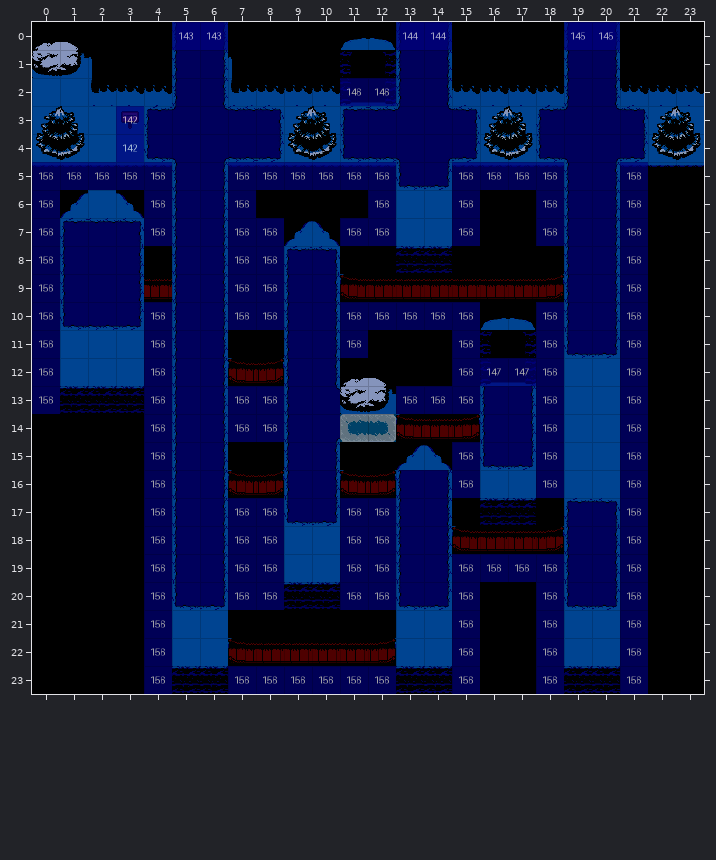
Tiled map, stored at bgs/maps/dark_02.tmx. This is how it looked before the edit.
Cells are 32x32 px. Shown: x 0..23, y 0..23. The old version is drawn lined up with the new one.
After:
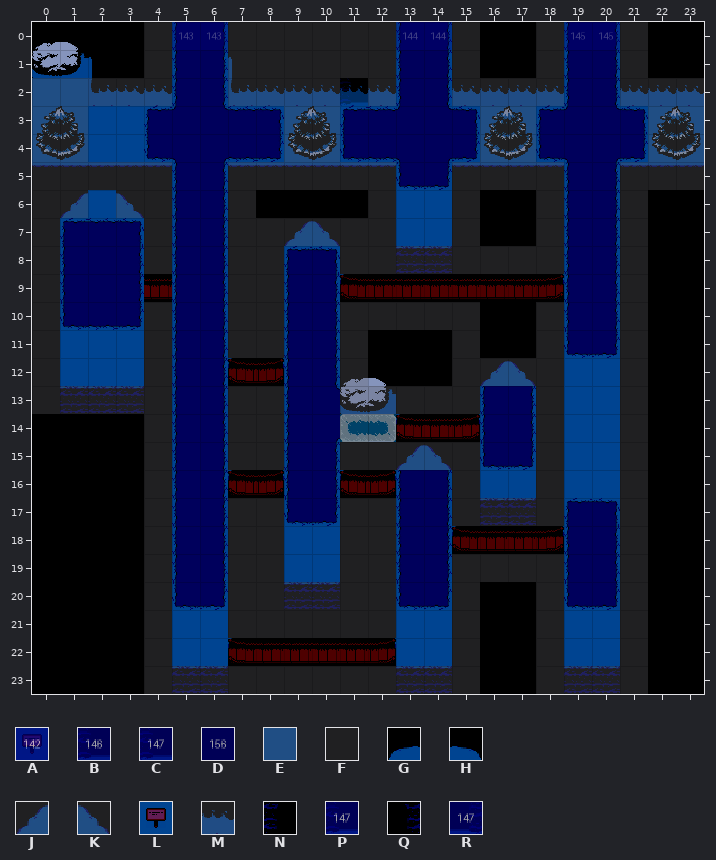
Key: from "blue-labels": A 141, B 145, C 146, D 155; from "forest01_night": E 0, F 20, G 25, H 27, J 60, K 61, L 63, M 80, N 92, P 93, Q 94, R 95.
_ is an empty cell.
See-through tiles are keyed as they look on the map.
Edits made:
map size 28x28 -> 24x26 cells
layer "colliders" opacity 100% -> 68%
layer "actions" opacity 67% -> 25%
Layer "decor":
Tile L gives way to tile E in row 3 at x 3.
Tile N gives way to tile F in row 11 at x 16.
Tile Q gives way to tile F in row 11 at x 17.
The edit adds tile F in row 10 at x 16 to 17.
Tile F is removed in row 0 at x 8 to 10; in row 1 at x 8 to 9.
Tile G is removed in row 0 at x 11.
Tile H is removed in row 0 at x 12.
Tile R is removed in row 2 at x 12.
Layer "colliders":
Tile G gives way to tile F in row 10 at x 16.
Tile H gives way to tile F in row 10 at x 17.
Tile N gives way to tile F in row 1 at x 11.
Tile Q gives way to tile F in row 1 at x 12.
The edit adds tile F in row 0 at x 8 to 12; in row 1 at x 8 to 9; in row 11 at x 16 to 17.
Tile P gives way to tile J in row 12 at x 16.
Tile R gives way to tile K in row 12 at x 17.
The edit adds tile M in row 2 at x 11 to 12.
Layer "actions":
Tile A is removed in rows 3 to 4 at x 3.
Tile B is removed in row 2 at x 11 to 12.
Tile C is removed in row 12 at x 16 to 17.
Tile D is removed in row 5 at x 0 to 4, 7 to 12, 15 to 18 and 21; in row 6 at x 0, 4, 7, 12, 15, 18 and 21; in row 7 at x 0, 4, 7 to 8, 11 to 12, 15, 18 and 21; in rows 8 to 9 at x 0, 7 to 8 and 21; in row 10 at x 0, 4, 7 to 8, 11 to 15, 18 and 21; in row 11 at x 0, 4, 11, 15, 18 and 21.
Tile D is removed in row 12 at x 0, 4, 15, 18 and 21; in row 13 at x 0, 4, 7 to 8, 13 to 15, 18 and 21; in row 14 at x 4, 7 to 8, 18 and 21; in rows 15 to 16 at x 4, 15, 18 and 21; in rows 17 to 18 at x 4, 7 to 8, 11 to 12 and 21; in row 19 at x 4, 7 to 8, 11 to 12, 15 to 18 and 21.
Tile D is removed in row 20 at x 4, 7 to 8, 11 to 12, 15, 18 and 21; in rows 21 to 22 at x 4, 15, 18 and 21; in row 23 at x 4, 7 to 12, 15, 18 and 21.
